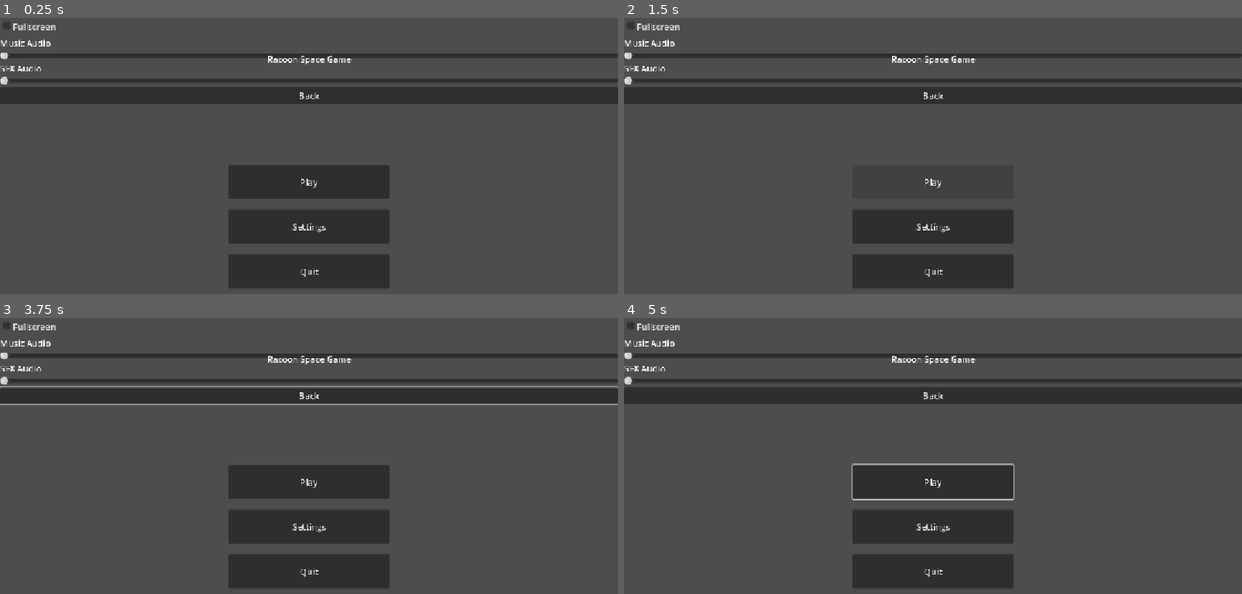
Above: before the commit, frames 1-4 (two rows, left to right).
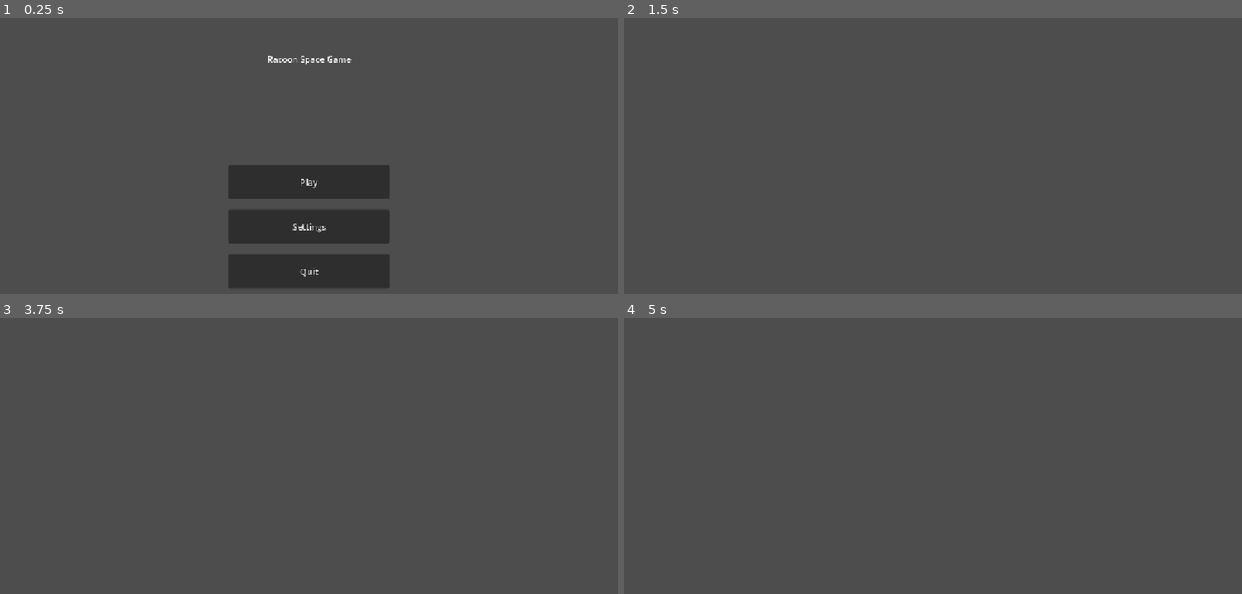
Above: after the commit, the same moments.

Repository: rsburke4/gmtk2026
Game: Godot game, scene res://scenes/title_screen.tscn
Same seed, same stepped clock (60 frames per second), same inputs: the game is played once before the commit and once after it. This scene is started directly instead of the project's main scene.
Inputs (mouse positions are in pixels of both pictures, inside the frame that each line leads up to):
- Up to frame 1 (0.25 s): no input
- Up to frame 2 (1.5 s): click "Settings" at 0.5 s; click (933, 180) at 1.25 s, where only the run before the commit has a clickable "Play"
- Up to frame 3 (3.75 s): click (309, 480) at 2 s, where only the run before the commit has a clickable "Play"; click (309, 395) at 2.75 s, where only the run before the commit has a clickable "Back"; tap Enter at 3.5 s; hold Right (move_right) from 3.53 s (still down)
- Up to frame 4 (5 s): release Right (move_right) at 4.28 s; hold Down (move_down) from 4.28 s (still down)

The runs differ from the first frame. In frame 1, 8.7% of the frame differs, in the area x 0-100%, y 1-32%; in frame 2, 15%; in frame 3, 19%, in the area x 0-100%, y 1-98%; in frame 4, 18%.

Commit message:
Title screen button functionality

Diff:
--- a/scenes/title_screen.tscn
+++ b/scenes/title_screen.tscn
@@ -1,4 +1,6 @@
 [gd_scene format=3 uid="uid://dv21hgsr28wty"]
+
+[ext_resource type="Script" uid="uid://bcax1sgr1exje" path="res://scripts/titleScreen/titleScreen.gd" id="1_fgkus"]
 
 [node name="Control" type="Control" unique_id=735362885]
 layout_mode = 3
@@ -9,6 +11,7 @@
 grow_vertical = 2
 
 [node name="Settings" type="Control" parent="." unique_id=204402202]
+visible = false
 layout_mode = 1
 anchors_preset = 15
 anchor_right = 1.0
@@ -47,13 +50,15 @@
 text = "Back
 "
 
-[node name="Title" type="Control" parent="." unique_id=1597446114]
+[node name="Title" type="Control" parent="." unique_id=1597446114 node_paths=PackedStringArray("settingsScreen")]
 layout_mode = 1
 anchors_preset = 15
 anchor_right = 1.0
 anchor_bottom = 1.0
 grow_horizontal = 2
 grow_vertical = 2
+script = ExtResource("1_fgkus")
+settingsScreen = NodePath("../Settings")
 
 [node name="Label" type="Label" parent="Title" unique_id=599644473]
 layout_mode = 1
@@ -99,3 +104,7 @@
 size_flags_vertical = 3
 text = "Quit
 "
+
+[connection signal="button_up" from="Title/VBoxContainer/StartButton" to="Title" method="_on_start_button_button_up"]
+[connection signal="button_up" from="Title/VBoxContainer/SettingsButton" to="Title" method="_on_settings_button_button_up"]
+[connection signal="button_up" from="Title/VBoxContainer/QuitButton" to="Title" method="_on_quit_button_button_up"]
--- /dev/null
+++ b/scripts/titleScreen/titleScreen.gd
@@ -0,0 +1,30 @@
+extends Control
+
+@export var settingsScreen: Control
+
+var level1
+
+# Called when the node enters the scene tree for the first time.
+func _ready() -> void:
+	level1 = ResourceLoader.load("res://scenes/Level1.tscn")
+	settingsScreen.visible = false
+	settingsScreen.process_mode = Node.PROCESS_MODE_DISABLED
+	pass # Replace with function body.
+
+
+# Called every frame. 'delta' is the elapsed time since the previous frame.
+func _process(delta: float) -> void:
+	pass
+
+func _on_start_button_button_up() -> void:
+	var level1Inst = level1.instantiate()
+	get_tree().root.add_child(level1Inst)
+	get_parent().queue_free()
+
+func _on_quit_button_button_up() -> void:
+	get_tree().quit()
+
+func _on_settings_button_button_up() -> void:
+	visible = false
+	process_mode = Node.PROCESS_MODE_DISABLED
+	settingsScreen.process_mode = Node.PROCESS_MODE_ALWAYS
Not shown, added: scripts/titleScreen/titleScreen.gd.uid
